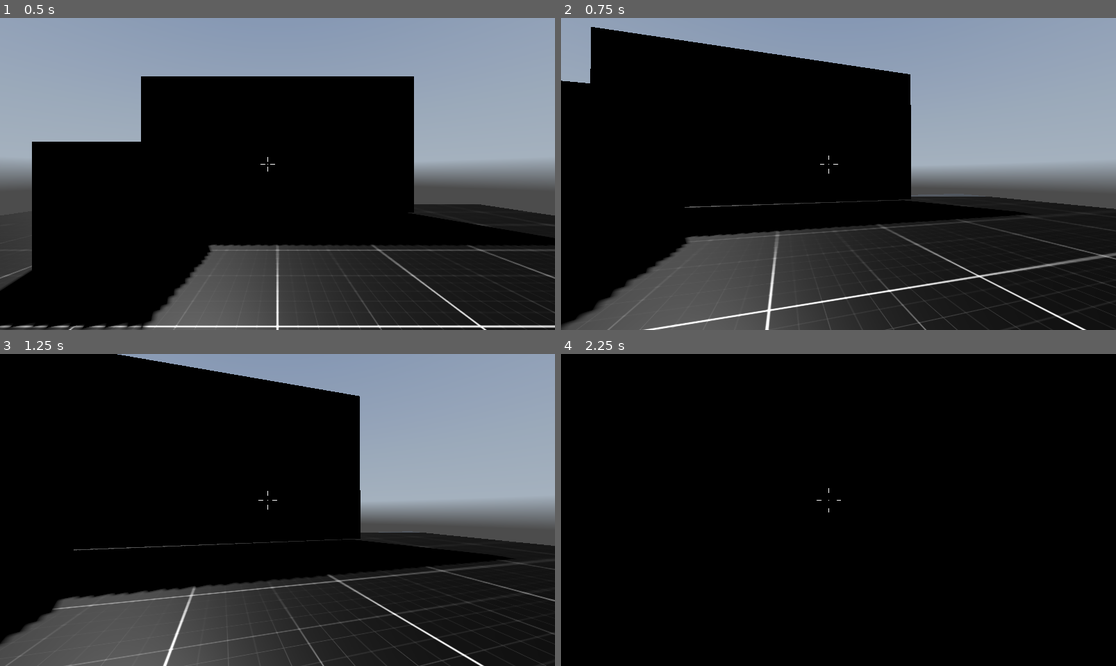
Above: before the commit, frames 1-4 (two rows, left to right).
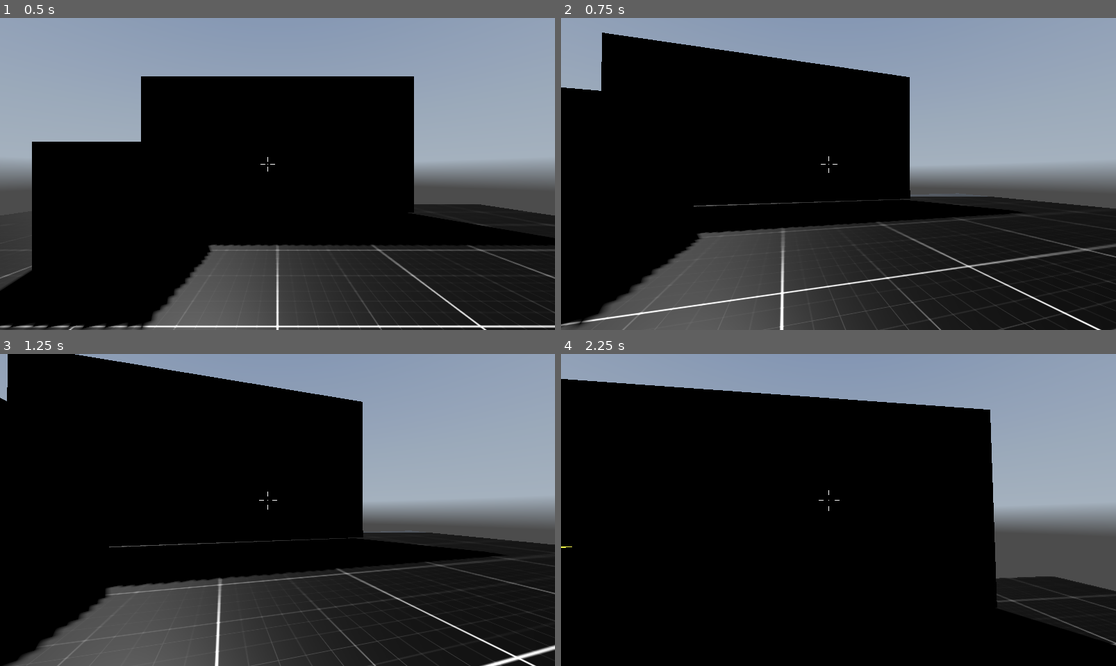
Above: after the commit, the same moments.

Repository: christiannoll/FPSGame
Game: Godot game, scene res://levels/level_001.tscn
Same seed, same stepped clock (60 frames per second), same inputs: the game is played once before the commit and once after it. A sky picture missing from this copy of the repository is replaced by a grey-blue gradient.
Inputs (mouse positions are in pixels of both pictures, inside the frame that each line leads up to):
- Up to frame 1 (0.5 s): no input
- Up to frame 2 (0.75 s): tap Enter at 0.5 s; move the mouse to (866, 174) at 0.52 s; hold W (move_forward) from 0.53 s (still down); hold C (crouch) from 0.53 s (still down)
- Up to frame 3 (1.25 s): keep holding W (move_forward); keep holding C (crouch); tap Space (jump) at 0.77 s
- Up to frame 4 (2.25 s): keep holding W (move_forward); move the mouse to (810, 510) at 1.27 s; release C (crouch) at 1.28 s; tap C (crouch) at 1.35 s; tap Space (jump) at 1.52 s; move the mouse to (849, 503) at 2.02 s; hold C (crouch) from 2.03 s (still down)

Frame 1 is identical in both runs. In frame 2, 5.6% of the frame differs, in the area x 0-100%, y 2-100%; in frame 3, 6.9%; in frame 4, 27%, in the area x 0-100%, y 0-94%.

Commit message:
Added Acceleration and Deceleration

Diff:
--- a/controllers/scripts/fps_controller.gd
+++ b/controllers/scripts/fps_controller.gd
@@ -2,6 +2,8 @@
 
 @export var SPEED_DEFAULT : float = 5.0
 @export var SPEED_CROUCH: float = 2.0
+@export var ACCELERATION: float = 0.1
+@export var DECELERATION: float = 0.25
 @export var TOGGLE_CROUCH: bool = true
 @export var JUMP_VELOCITY : float = 4.5
 @export_range(5, 10, 0.1) var CROUCH_SPEED: float = 7.0
@@ -98,11 +100,11 @@
 	var direction = (transform.basis * Vector3(input_dir.x, 0, input_dir.y)).normalized()
 
 	if direction:
-		velocity.x = direction.x * _speed
-		velocity.z = direction.z * _speed
+		velocity.x = lerp(velocity.y, direction.x * _speed, ACCELERATION)
+		velocity.z = lerp(velocity.z, direction.z * _speed, ACCELERATION)
 	else:
-		velocity.x = move_toward(velocity.x, 0, _speed)
-		velocity.z = move_toward(velocity.z, 0, _speed)
+		velocity.x = move_toward(velocity.x, 0, DECELERATION)
+		velocity.z = move_toward(velocity.z, 0, DECELERATION)
 
 	move_and_slide()
 
